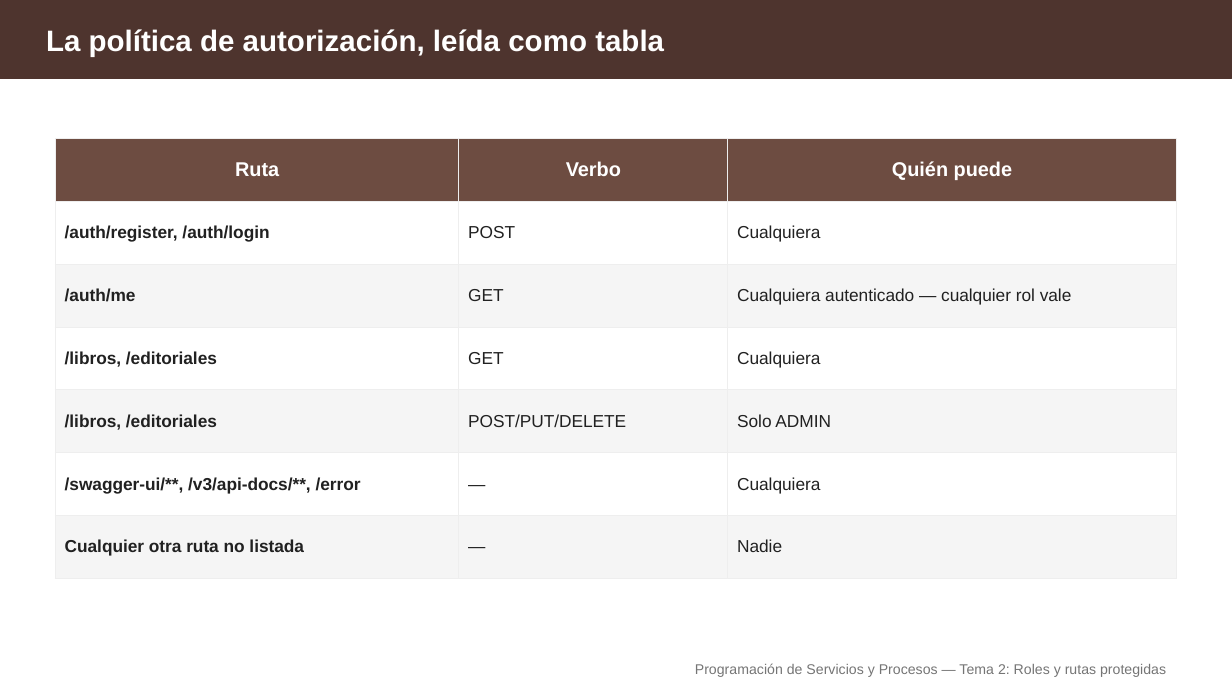
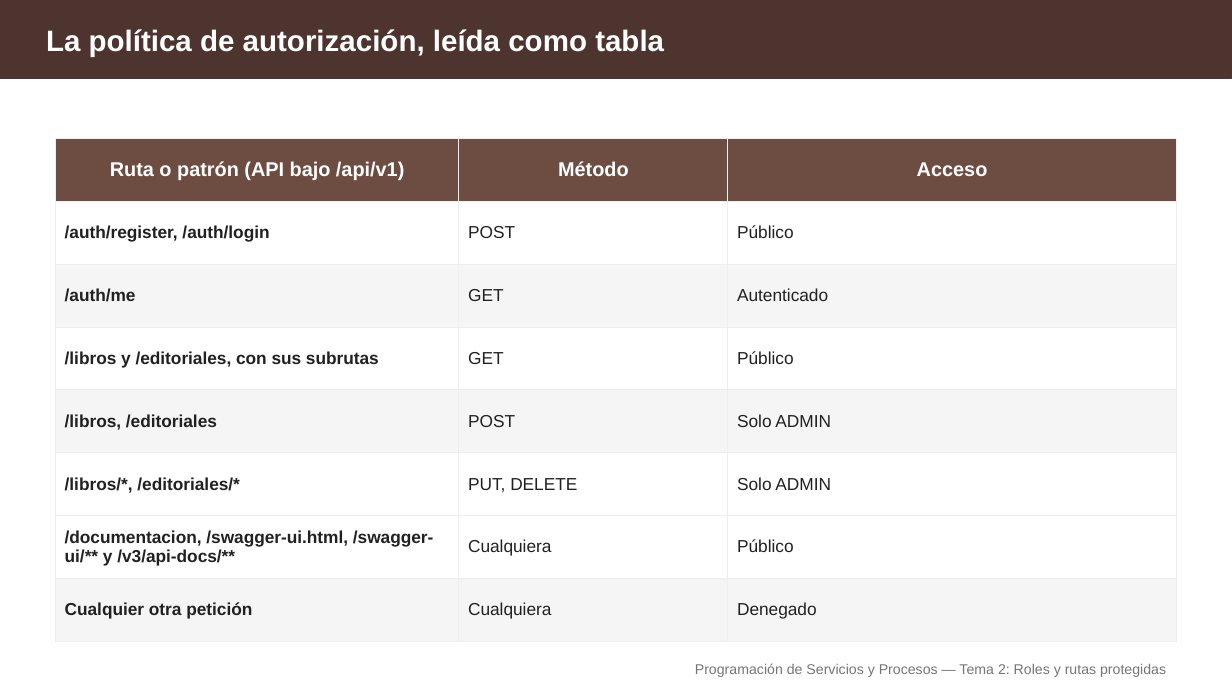
Before and after one commit to aitorventura/programacion-servicios-procesos, a slide deck: slide 3 of docs/tema2/diapositivas/roles-y-rutas-protegidas.pptx. Drawn at 1232x693 pixels with LibreOffice and Linux fonts; fonts in the diff are those of the drawing. Boxes give left, top, right and bottom in pixels: in the first picture for what was removed or moved away, otherwise in the second. Text is boxed around its words. In the diff, an @@ line names an element or a change of style, - is before the commit and + after.

```diff
--- a/docs/tema2/diapositivas/roles-y-rutas-protegidas.pptx
+++ b/docs/tema2/diapositivas/roles-y-rutas-protegidas.pptx
@@ table at (55, 139, 1177, 641) @@
-row 1: Ruta | Verbo | Quién puede
-row 2: /auth/register, /auth/login | POST | Cualquiera
-row 3: /auth/me | GET | Cualquiera autenticado — cualquier rol vale
-row 4: /libros, /editoriales | GET | Cualquiera
-row 5: /libros, /editoriales | POST/PUT/DELETE | Solo ADMIN
-row 6: /swagger-ui/**, /v3/api-docs/**, /error | — | Cualquiera
-row 7: Cualquier otra ruta no listada | — | Nadie
+row 1: Ruta o patrón (API bajo /api/v1) | Método | Acceso
+row 2: /auth/register, /auth/login | POST | Público
+row 3: /auth/me | GET | Autenticado
+row 4: /libros y /editoriales, con sus subrutas | GET | Público
+row 5: /libros, /editoriales | POST | Solo ADMIN
+row 6: /libros/*, /editoriales/* | PUT, DELETE | Solo ADMIN
+row 7: /documentacion, /swagger-ui.html, /swagger-ui/** y /v3/api-docs/** | Cualquiera | Público
+row 8: Cualquier otra petición | Cualquiera | Denegado
```
Also in this commit, not shown: 17 other slides changed, 3 slides removed, 4 other files.
